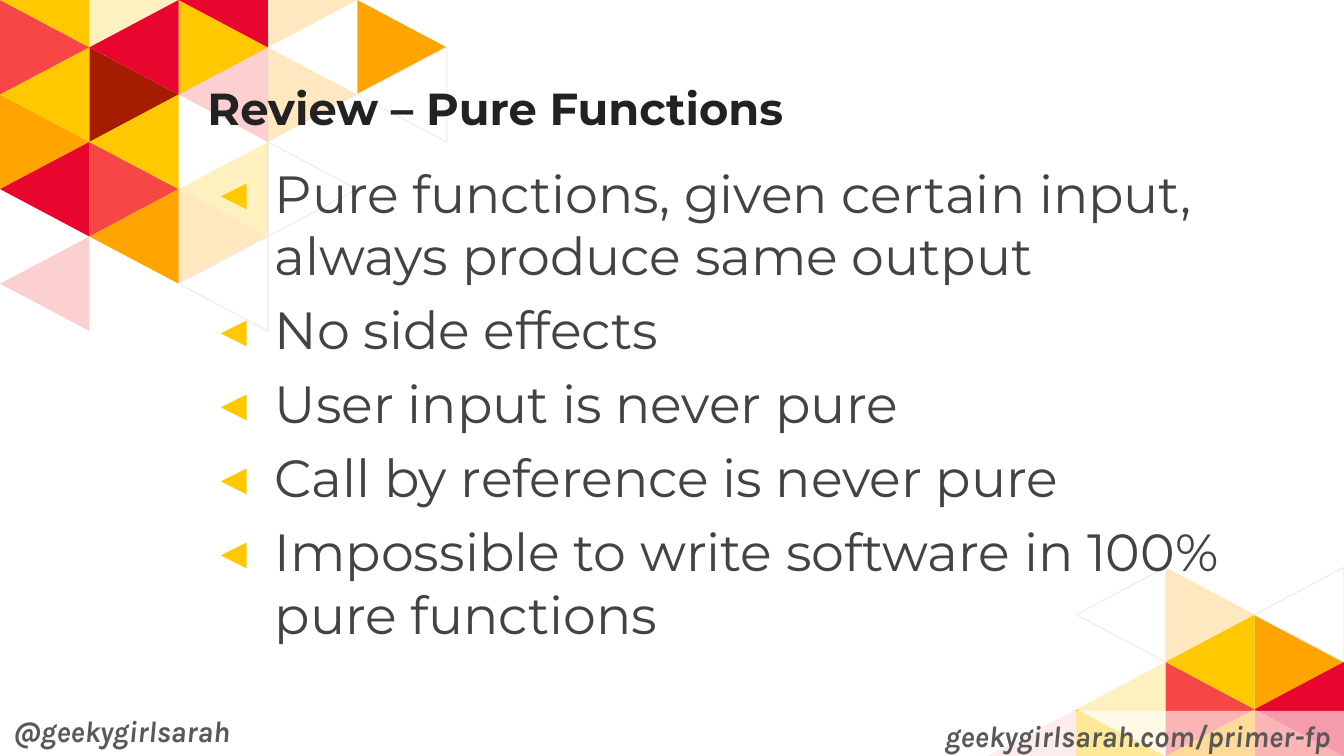
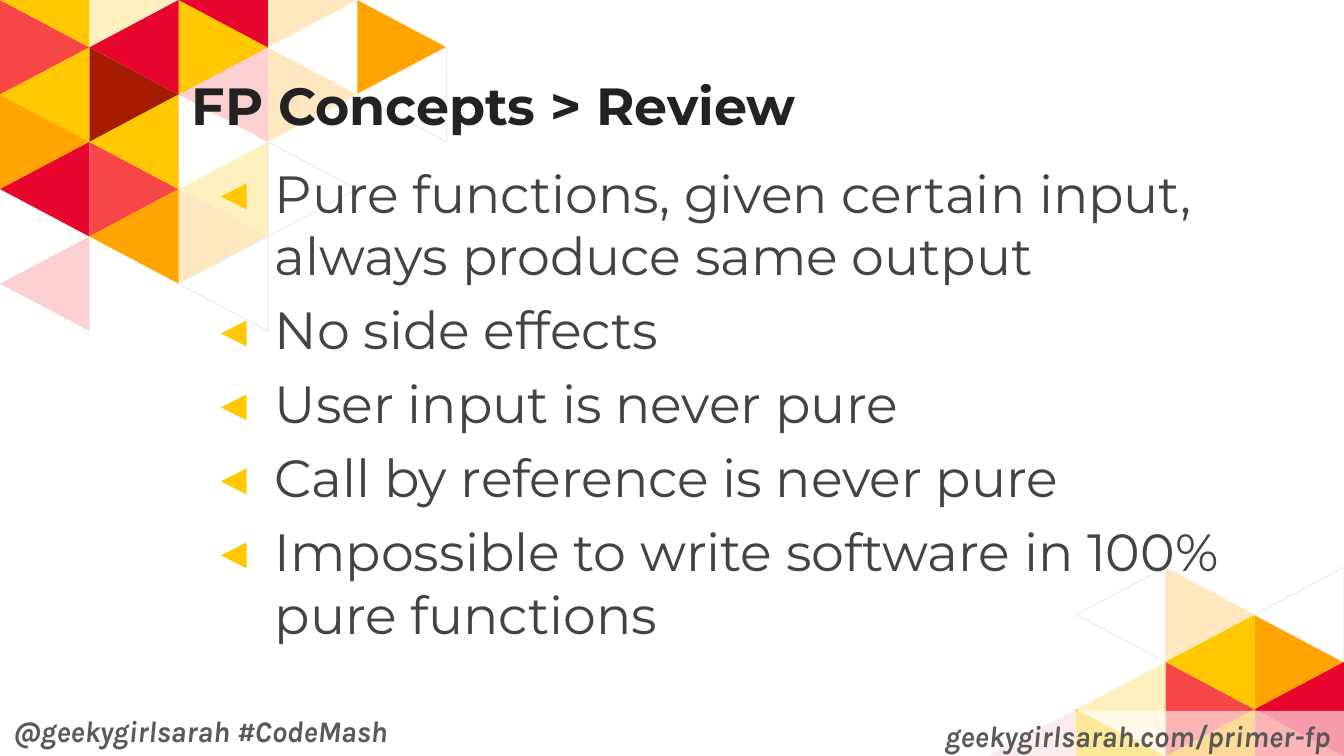
Before and after one commit to geekygirlsarah/talk-a_primer_on_functional_programming, a slide deck: slide 22 of A Primer on Functional Programming.pptx (slide 20 before the commit). Drawn at 1344x756 pixels with LibreOffice and Linux fonts; fonts in the diff are those of the drawing. Boxes give left, top, right and bottom in pixels: in the first picture for what was removed or moved away, otherwise in the second. Text is boxed around its words. In the diff, an @@ line names an element or a change of style, - is before the commit and + after.

Commit message:
Update slides from CodeMash 2019

```diff
--- a/A Primer on Functional Programming.pptx
+++ b/A Primer on Functional Programming.pptx
@@ title at [192,74,795,137]: text changed; size 24 to 28 pt @@
-Review – Pure Functions
+FP Concepts > Review
@@ text at [13,721,388,750]: text changed @@
-@geekygirlsarah
+@geekygirlsarah #CodeMash
```
Also in this commit, not shown: 62 other slides changed, 3 slides added, 1 other file.
